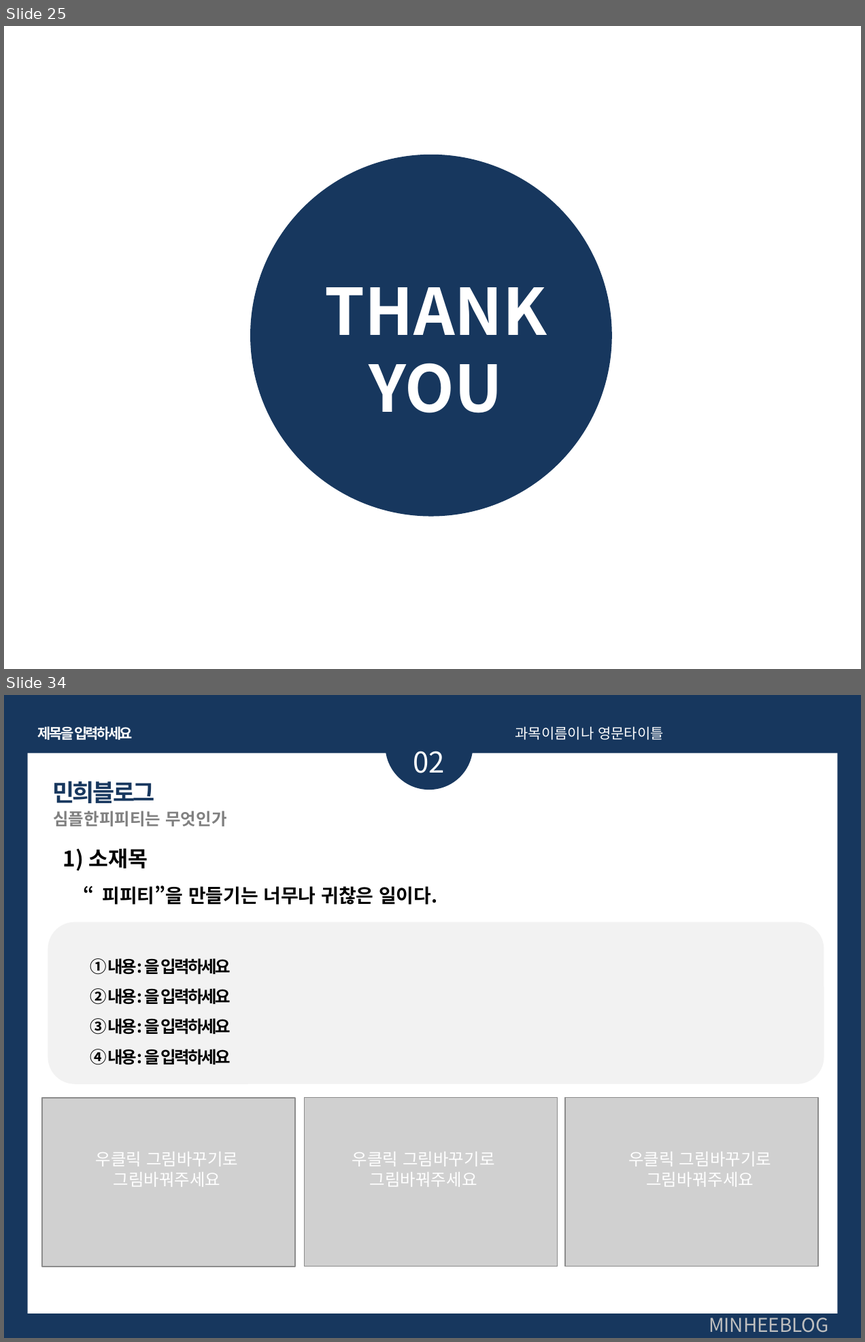
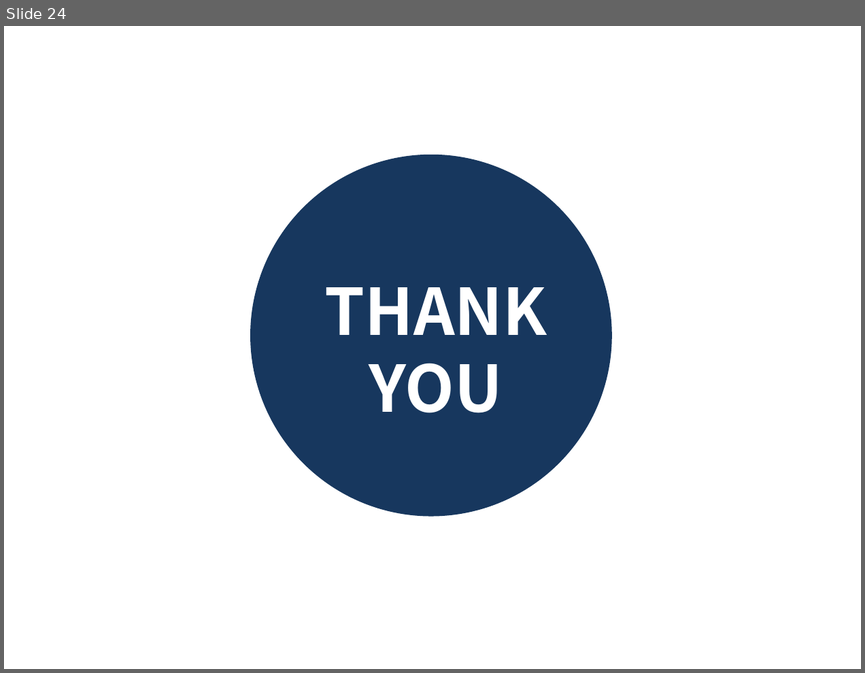
Before and after one commit to 201411108/Black-Android-app-for-eye, a slide deck: Document/발표PPT.pptx. Shown one above the other, each under a label of ours: slides 25 and 34 before the commit, slide 24 after it; the slides between them are not shown. The pictures are 865x1342 and 865x673 pixels, drawn with LibreOffice and Linux fonts; fonts in the diff are those of the drawing; grey boxes stand for pictures. Boxes give left, top, right and bottom in pixels: in the first picture for what was removed or moved away, otherwise in the second. Text is boxed around its words. In the diff, an @@ line names an element or a change of style, - is before the commit and + after.

```diff
--- a/Document/발표PPT.pptx
+++ b/Document/발표PPT.pptx
@@ slide 34 removed at bbox=[4, 695, 861, 1338], background #17375E @@
@@ ellipse removed at bbox=[385, 702, 473, 790] @@
@@ text removed at bbox=[38, 726, 133, 740] @@
-제목을 입력하세요
@@ text removed at bbox=[515, 726, 663, 740] @@
-과목이름이나 영문타이틀
@@ rectangle removed at bbox=[28, 753, 838, 1314] @@
@@ text removed at bbox=[413, 751, 445, 773] @@
-02
@@ text removed at bbox=[52, 781, 155, 803] @@
-민희블로그
@@ text removed at bbox=[53, 811, 226, 826] @@
-심플한피피티는 무엇인가
@@ text removed at bbox=[63, 848, 147, 871] @@
-1) 소재목
@@ text removed at bbox=[102, 885, 437, 904] @@
-“피피티”을 만들기는 너무나 귀찮은 일이다.
@@ rounded rectangle removed at bbox=[48, 922, 824, 1084] @@
@@ text removed at bbox=[90, 958, 230, 1065] @@
-① 내용: 을 입력하세요
-② 내용: 을 입력하세요
-③ 내용: 을 입력하세요
-④ 내용: 을 입력하세요
@@ picture removed at bbox=[41, 1098, 294, 1266] @@
@@ picture removed at bbox=[304, 1097, 557, 1266] @@
@@ picture removed at bbox=[565, 1098, 818, 1266] @@
@@ text removed at bbox=[95, 1151, 238, 1187] @@
-우클릭 그림바꾸기로
-그림바꿔주세요
@@ text removed at bbox=[352, 1151, 494, 1187] @@
-우클릭 그림바꾸기로
-그림바꿔주세요
@@ text removed at bbox=[628, 1151, 771, 1187] @@
-우클릭 그림바꾸기로
-그림바꿔주세요
@@ text removed at bbox=[708, 1312, 829, 1332] @@
-MINHEEBLOG
@@ what was slide 25 is now slide 24 @@
```
Also in this commit, not shown: 13 slides changed, 10 other slides removed.
